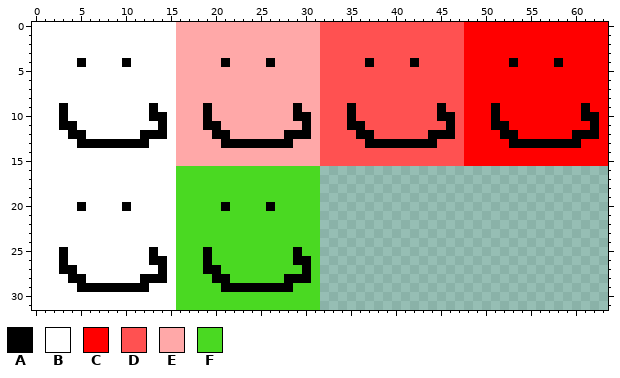
Edited in one commit: pixel-art sprite (DungeonCrawler/src/sprites/test_sprite_sheet.png). Above, as it was before the edit.
The file is 64x32 pixels.
Palette (. is transparent): A #000000  B #ffffff  C #ff0000  D #ff5151  E #ffa8a8  F #4ad922
Pixels before, first column x 0:
 0 BBBBBBBBBBBBBBBBEEEEEEEEEEEEEEEEDDDDDDDDDDDDDDDDCCCCCCCCCCCCCCCC
 1 BBBBBBBBBBBBBBBBEEEEEEEEEEEEEEEEDDDDDDDDDDDDDDDDCCCCCCCCCCCCCCCC
 2 BBBBBBBBBBBBBBBBEEEEEEEEEEEEEEEEDDDDDDDDDDDDDDDDCCCCCCCCCCCCCCCC
 3 BBBBBBBBBBBBBBBBEEEEEEEEEEEEEEEEDDDDDDDDDDDDDDDDCCCCCCCCCCCCCCCC
 4 BBBBBABBBBABBBBBEEEEEAEEEEAEEEEEDDDDDADDDDADDDDDCCCCCACCCCACCCCC
 5 BBBBBBBBBBBBBBBBEEEEEEEEEEEEEEEEDDDDDDDDDDDDDDDDCCCCCCCCCCCCCCCC
 6 BBBBBBBBBBBBBBBBEEEEEEEEEEEEEEEEDDDDDDDDDDDDDDDDCCCCCCCCCCCCCCCC
 7 BBBBBBBBBBBBBBBBEEEEEEEEEEEEEEEEDDDDDDDDDDDDDDDDCCCCCCCCCCCCCCCC
 8 BBBBBBBBBBBBBBBBEEEEEEEEEEEEEEEEDDDDDDDDDDDDDDDDCCCCCCCCCCCCCCCC
 9 BBBABBBBBBBBBABBEEEAEEEEEEEEEAEEDDDADDDDDDDDDADDCCCACCCCCCCCCACC
10 BBBABBBBBBBBBAABEEEAEEEEEEEEEAAEDDDADDDDDDDDDAADCCCACCCCCCCCCAAC
11 BBBAABBBBBBBBBABEEEAAEEEEEEEEEAEDDDAADDDDDDDDDADCCCAACCCCCCCCCAC
12 BBBBAABBBBBBAAABEEEEAAEEEEEEAAAEDDDDAADDDDDDAAADCCCCAACCCCCCAAAC
13 BBBBBAAAAAAAABBBEEEEEAAAAAAAAEEEDDDDDAAAAAAAADDDCCCCCAAAAAAAACCC
14 BBBBBBBBBBBBBBBBEEEEEEEEEEEEEEEEDDDDDDDDDDDDDDDDCCCCCCCCCCCCCCCC
15 BBBBBBBBBBBBBBBBEEEEEEEEEEEEEEEEDDDDDDDDDDDDDDDDCCCCCCCCCCCCCCCC
16 BBBBBBBBBBBBBBBBFFFFFFFFFFFFFFFF................................
17 BBBBBBBBBBBBBBBBFFFFFFFFFFFFFFFF................................
18 BBBBBBBBBBBBBBBBFFFFFFFFFFFFFFFF................................
19 BBBBBBBBBBBBBBBBFFFFFFFFFFFFFFFF................................
20 BBBBBABBBBABBBBBFFFFFAFFFFAFFFFF................................
21 BBBBBBBBBBBBBBBBFFFFFFFFFFFFFFFF................................
22 BBBBBBBBBBBBBBBBFFFFFFFFFFFFFFFF................................
23 BBBBBBBBBBBBBBBBFFFFFFFFFFFFFFFF................................
24 BBBBBBBBBBBBBBBBFFFFFFFFFFFFFFFF................................
25 BBBABBBBBBBBBABBFFFAFFFFFFFFFAFF................................
26 BBBABBBBBBBBBAABFFFAFFFFFFFFFAAF................................
27 BBBAABBBBBBBBBABFFFAAFFFFFFFFFAF................................
28 BBBBAABBBBBBAAABFFFFAAFFFFFFAAAF................................
29 BBBBBAAAAAAAABBBFFFFFAAAAAAAAFFF................................
30 BBBBBBBBBBBBBBBBFFFFFFFFFFFFFFFF................................
31 BBBBBBBBBBBBBBBBFFFFFFFFFFFFFFFF................................
And afterwards:
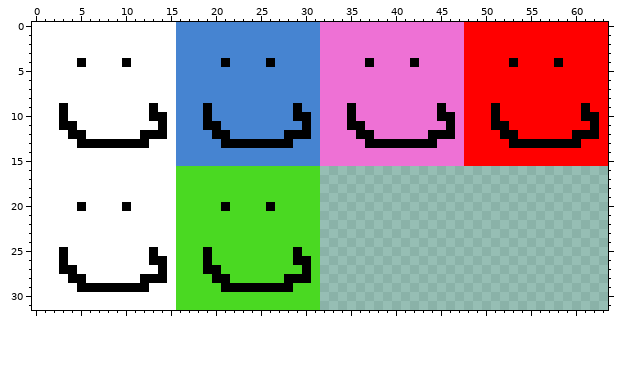
Edits made:
colour D: #ff5151 -> #ee71d5
colour E: #ffa8a8 -> #4684d1
Changed places in both pictures, as pixel boxes (x1, y1, x2, y2):
changed: (176, 22, 464, 166)
